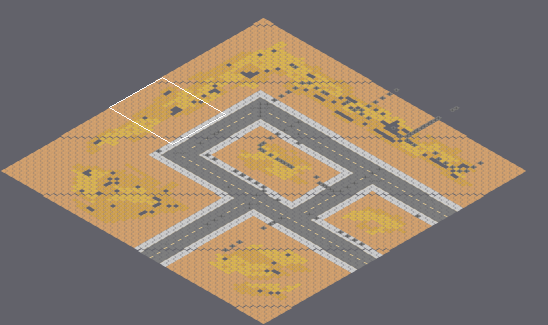
Tiled map, stored at hcg/resources/maps/maps/suburbanWasteland_normal_02.tmx. The first picture is a wide view before the edit; the outline marks the close-up.
Close-up. As it was:
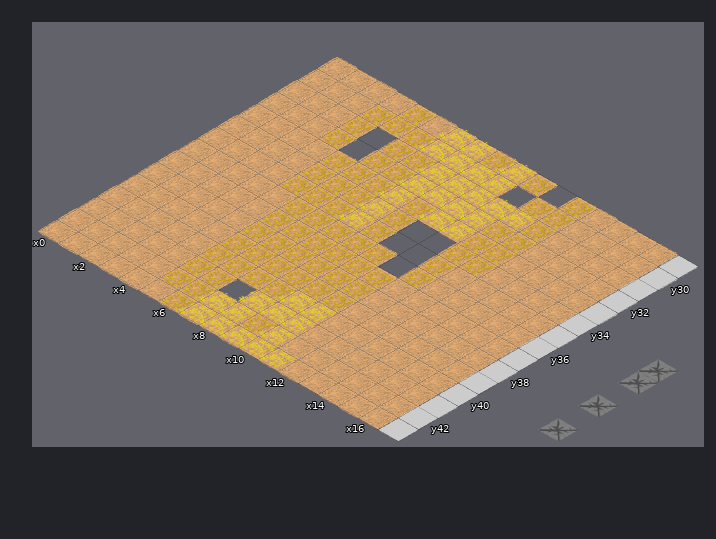
Cells are 55x32 px. Isometric: x runs down to the right, y down to the left. Shown: x 0..17, y 29..43. The commit also changed other parts of the map, which this record leaves out.
The result:
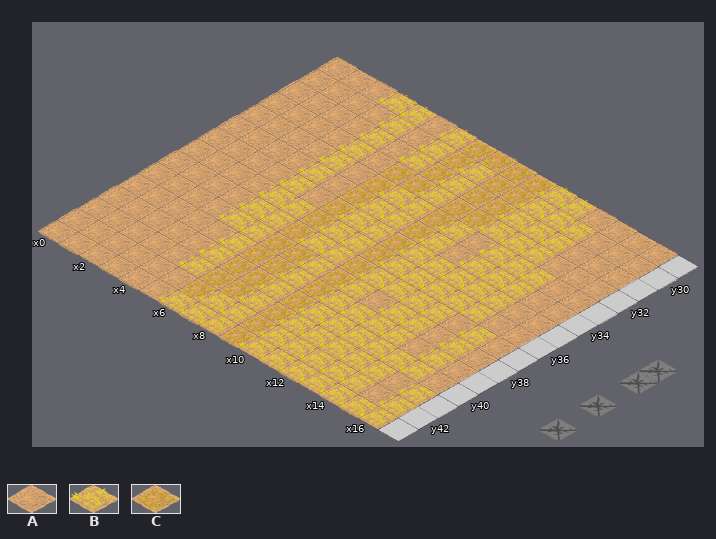
Key: from "dried-grass": A 0, B 1, C 2.
_ is an empty cell.
Changes in this commit:
Layer "Copy of generalTerrain":
y 29: x 3..4 AC -> BB; x 7 B -> C; x 9 B -> C; x 11..12 _C -> BB
y 30: x 3..5 CCC -> ABA; x 7 B -> C; x 9..13 B_CCA -> CCBBB
y 31: x 3..7 C_CCB -> ABABC; x 9..10 BB -> CC; x 12..13 CA -> BB
y 32: x 3..5 C_C -> ABA; x 7 B -> C; x 9..13 BBCCA -> CCBBB
y 33: x 4..5 CC -> BA; x 8..9 CB -> BC; x 11..14 CCAA -> ABBB
y 34: x 4..5 CC -> BA; x 8..14 C__CCAA -> BCBABBB
y 35: x 4..5 CC -> BA; x 8..14 C__CAAA -> BCBBBBB
y 36: x 4..5 AC -> BB; x 7..8 CC -> BB; x 10..14 _CAAA -> BBBBB
y 37: x 4..5 AC -> BB; x 7..8 CC -> BB; x 10..13 CAAA -> BBBB; x 15 A -> B
y 38: x 4..5 AC -> BB; x 8 C -> B; x 10 C -> B; x 12..13 AA -> BB; x 15 A -> B
y 39: x 5 C -> B; x 8 C -> B; x 10..13 CAAA -> BBBB; x 15 A -> B
y 40: x 5 C -> B; x 8..9 CB -> BC; x 11..15 AAAAA -> BBBBB
y 41: x 5 C -> B; x 7 _ -> C; x 9 B -> C; x 11..14 AAAA -> BBBB; x 16 A -> B
y 42: x 5 C -> A; x 11..14 AAAA -> BBBB; x 16 A -> B
y 43: x 6 C -> B; x 9 B -> C; x 12..16 AAAAA -> BBBBB
